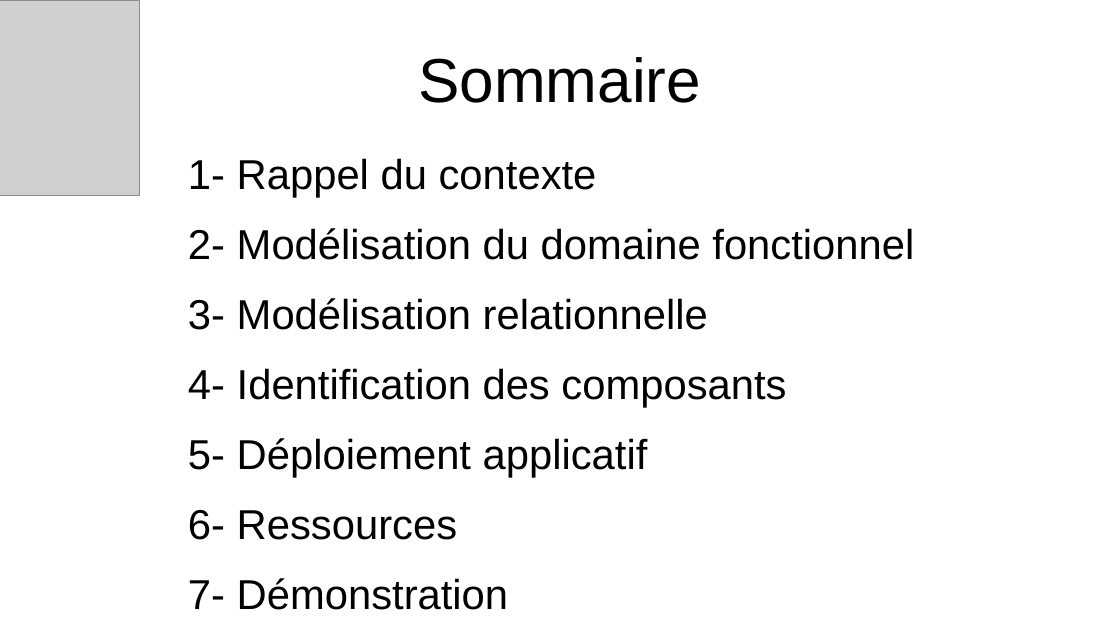
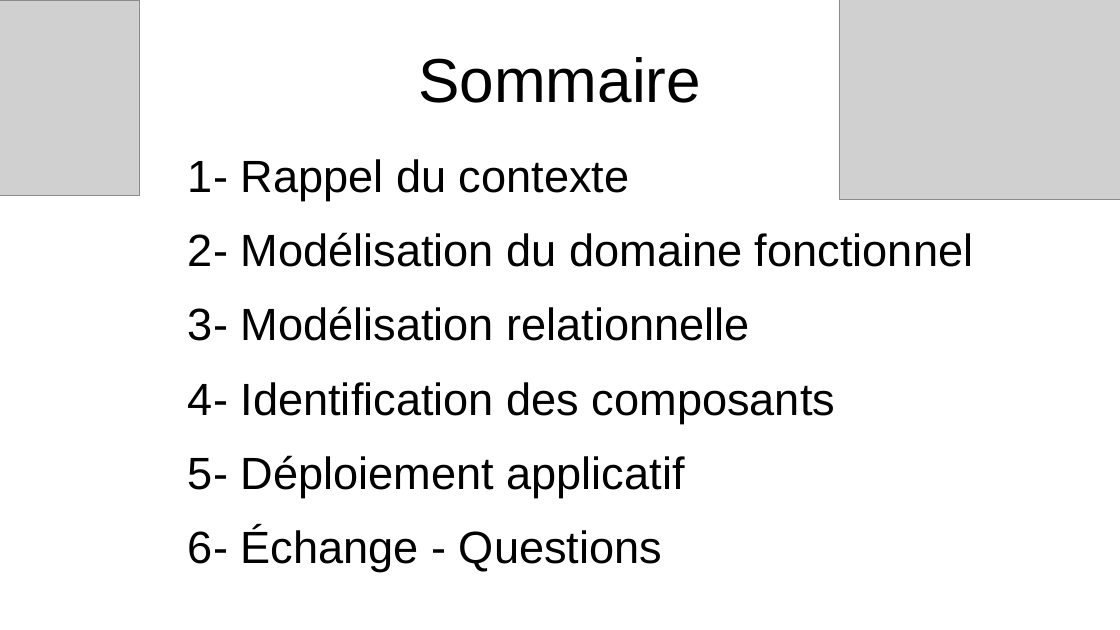
Before and after one commit to jbbaillet85/OCpizzas, a slide deck: slide 3 of documentation/Présentation technique.odp. Drawn at 1120x630 pixels with LibreOffice and Linux fonts; fonts in the diff are those of the drawing; grey boxes stand for pictures; background and template pictures are left out. Boxes give left, top, right and bottom in pixels: in the first picture for what was removed or moved away, otherwise in the second. Text is boxed around its words. In the diff, an @@ line names an element or a change of style, - is before the commit and + after.

```diff
--- a/documentation/Présentation technique.odp
+++ b/documentation/Présentation technique.odp
@@ picture added at [841,0,1120,200] @@
@@ text at [188,159,973,497]: size 29.6 to 32 pt in "1- Rappel du contexte", "2- Modélisation du domaine fonctionnel", "3- Modélisation relationnelle", "4- Identification des composants" and 1 more places @@
@@ text at [188,528,662,572]: text changed; size 29.6 to 32 pt @@
-6- Ressources
-7- Démonstration
+6- Échange - Questions
```
Also in this commit, not shown: 2 other slides changed, 3 slides added, 4 slides removed, 12 other files.
